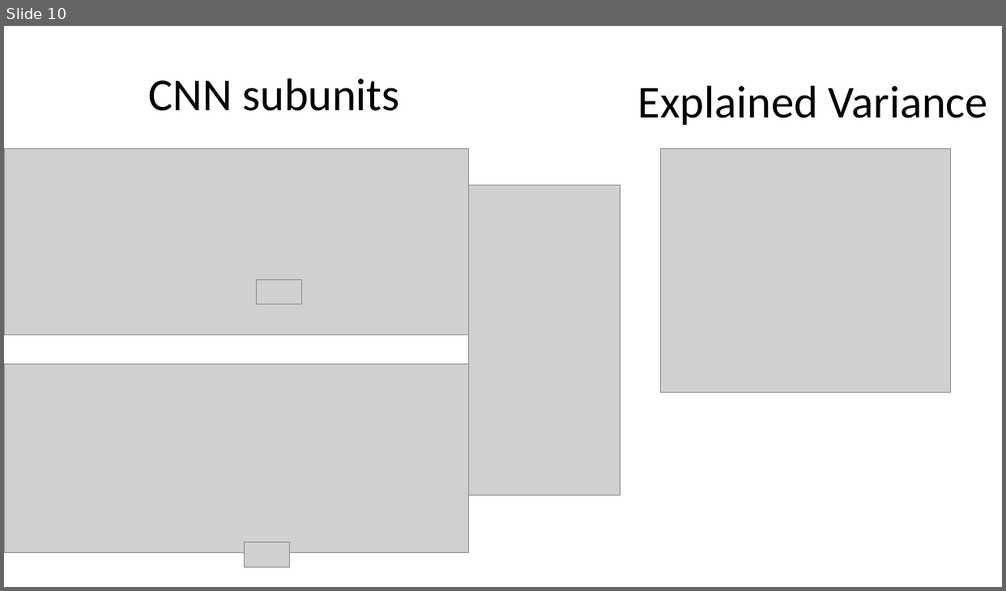
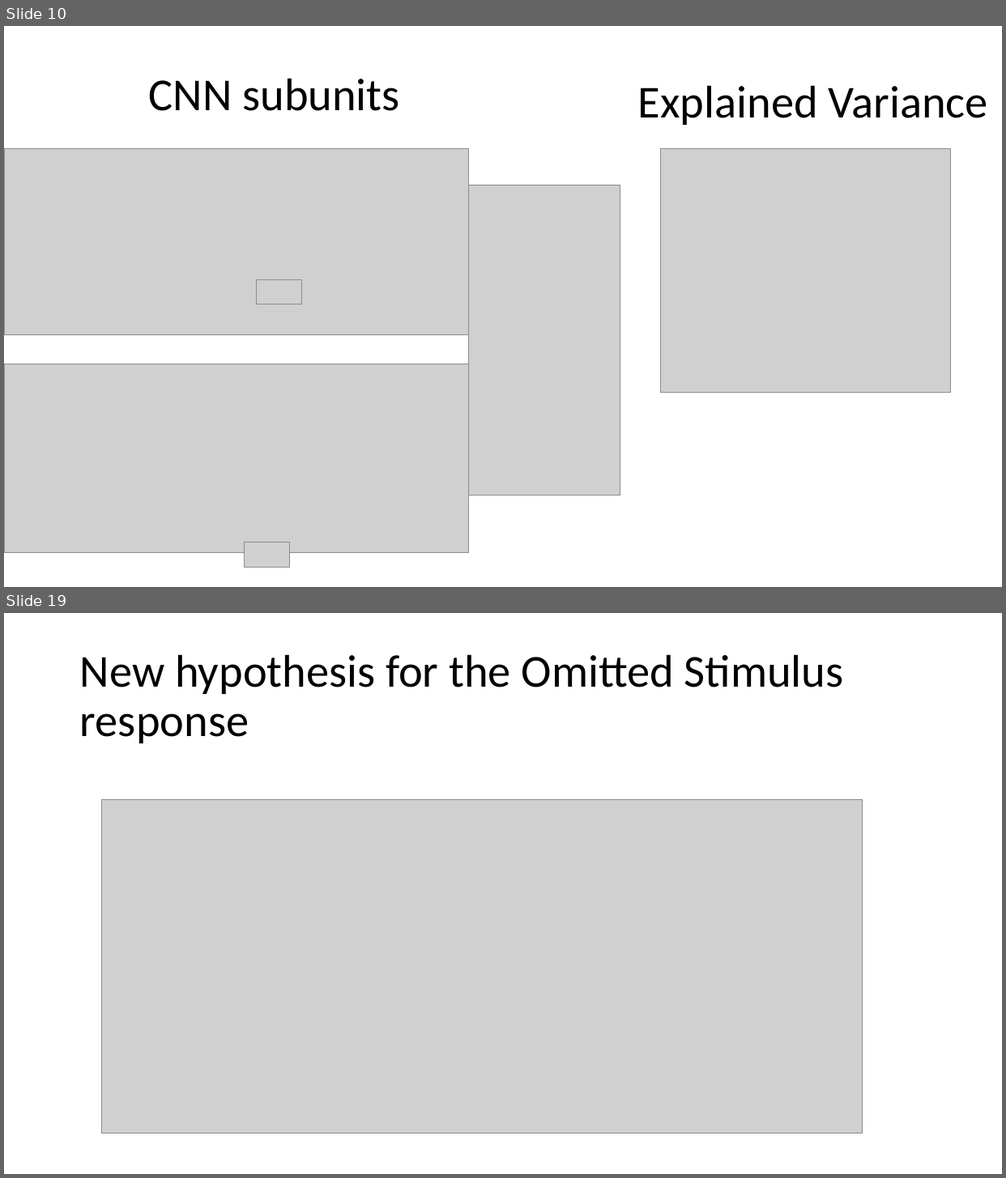
Before and after one commit to pearsonlab/efficientcodingcolor, a slide deck: Meetings/Interpreting the retinal neural code for natural scenes 2.pptm. Shown one above the other, each under a label of ours: slide 10 before the commit, slides 10 and 19 after it; the slides between them are not shown. The pictures are 1006x591 and 1006x1178 pixels, drawn with LibreOffice and Linux fonts; fonts in the diff are those of the drawing; grey boxes stand for pictures. Boxes give left, top, right and bottom in pixels: in the first picture for what was removed or moved away, otherwise in the second. Text is boxed around its words. In the diff, an @@ line names an element or a change of style, - is before the commit and + after.

```diff
--- a/Meetings/Interpreting the retinal neural code for natural scenes 2.pptm
+++ b/Meetings/Interpreting the retinal neural code for natural scenes 2.pptm
@@ slide 19 added at [4, 613, 1002, 1174], background #FFFFFF @@
@@ title added at [80, 654, 844, 743], 44 pt, text #000000 @@
+New hypothesis for the Omitted Stimulus response
@@ picture added at [102, 799, 863, 1133] @@
```
Also in this commit, not shown: 1 slide changed, 9 other slides added, 4 slides removed, 2 other files.
